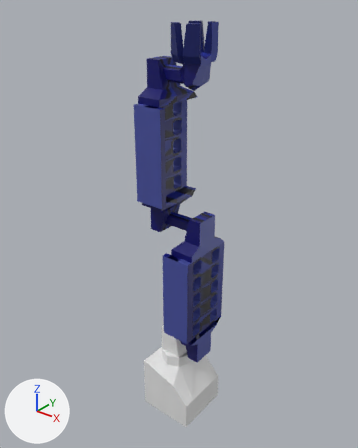
An edit to the glTF model src/main/resources/assets/mechanicalarms/models/block/fullarm.glb, drawn before and after from the same camera.
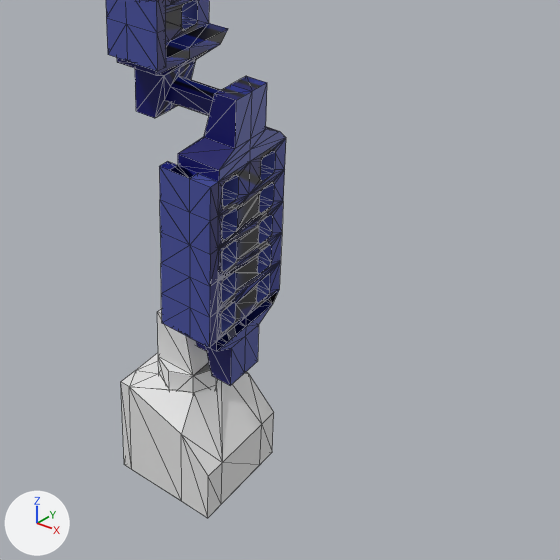
There are two pictures of each version: one whole from a camera (50 mm lens) standing at (4.47, -5.68, 7.26) and looking at (-0.13, 0.08, 3.7), one close up on the part from 24% to 100% of the width and 39% to 100% of the height. The lights are fixed; the arrows at lower left show +X, +Y and +Z. The close-ups show mesh edges as thin lines. Where no turn or scale is listed for an object, it has been applied to the vertices.

Objects in the first close-up: 'Base', 'BaseMotor', 'FirstArm', 'SecondArm'.
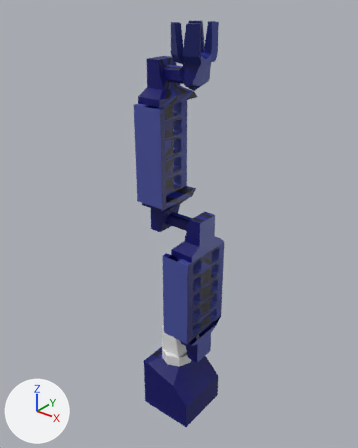
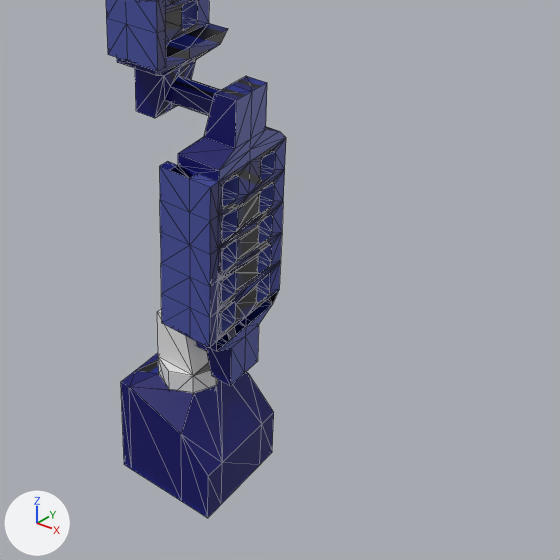
Where the newer file only moved an object's origin or applied its transform, the numbers keep the older frame.

The edits, one by one:
me_basemesh has 40 vertices, 62 faces and spans x -0.5..0.5, y -0.5..0.5, z -0.5..0.5.
me_basemesh now uses material mat_material (picture img_arm_arm).

Pixel boxes [x1, y1, x2, y2] of what changed, in the close-ups (560 x 560 px):
'Base', recoloured (grey to blue): [121, 353, 274, 518] in both
